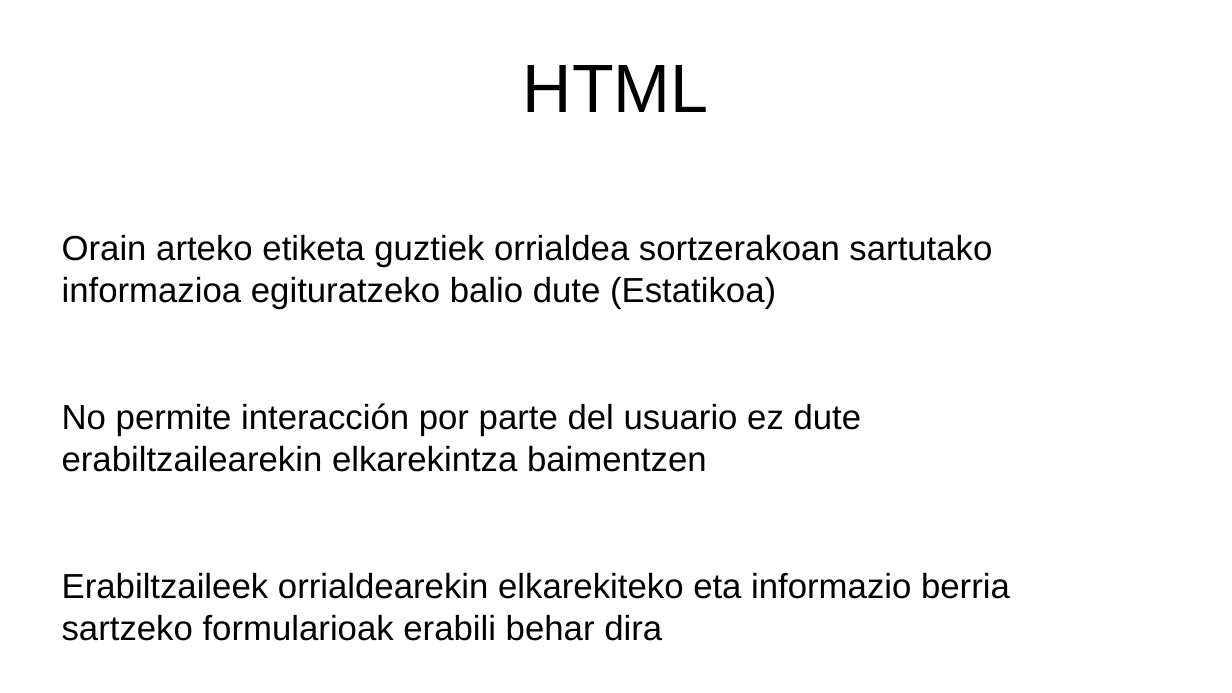
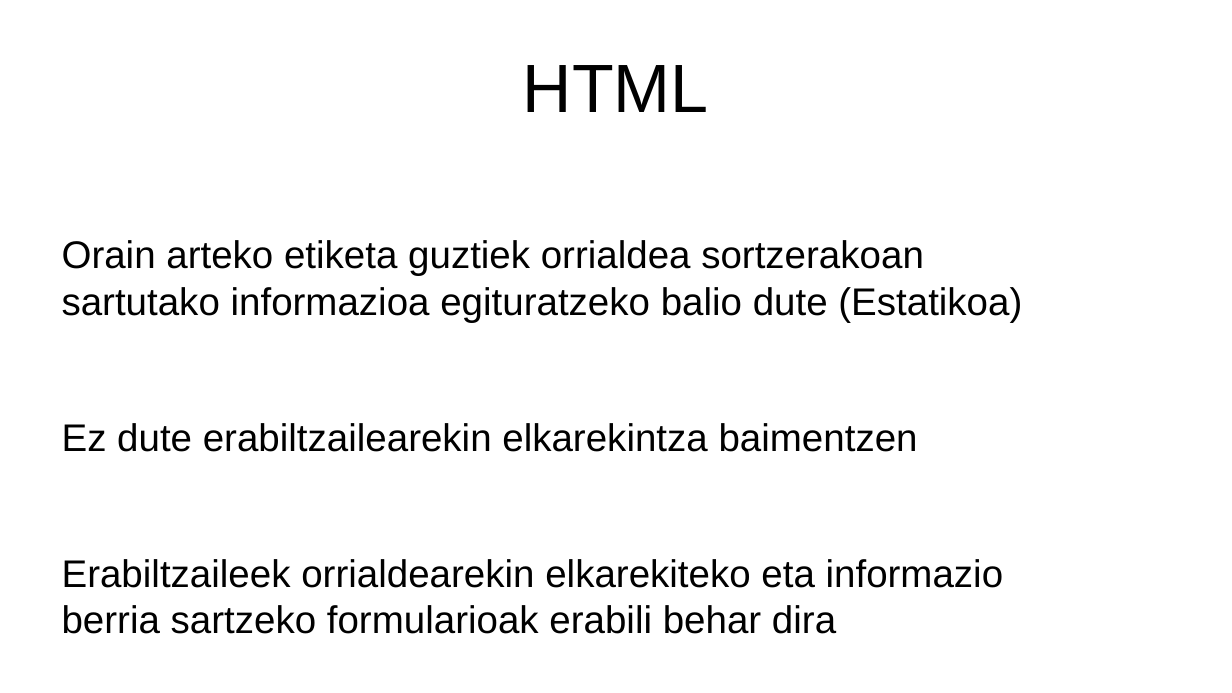
Before and after one commit to mikel-egana-aranguren/EHU-ISSKS-31, a slide deck: slide 17 of WebSistemak/WebSistemak.odp. Drawn at 1232x693 pixels with LibreOffice and Linux fonts; fonts in the diff are those of the drawing; background and template pictures are left out. Boxes give left, top, right and bottom in pixels: in the first picture for what was removed or moved away, otherwise in the second. Text is boxed around its words. In the diff, an @@ line names an element or a change of style, - is before the commit and + after.

```diff
--- a/WebSistemak/WebSistemak.odp
+++ b/WebSistemak/WebSistemak.odp
@@ text at (62,240,1022,634): size 22.4 to 24.8 pt in "Orain arteko etiketa guztiek orrialdea sortzerakoan sartutak ...", "Erabiltzaileek orrialdearekin elkarekiteko eta informazio be ..." @@
@@ text at (62,423,918,452): text changed; size 22.4 to 24.8 pt @@
-No permite interacción por parte del usuario ez dute erabiltzailearekin elkarekintza baimentzen
+Ez dute erabiltzailearekin elkarekintza baimentzen
```
Also in this commit, not shown: 34 other slides changed, 15 slides added, 15 slides removed, 24 other files.
